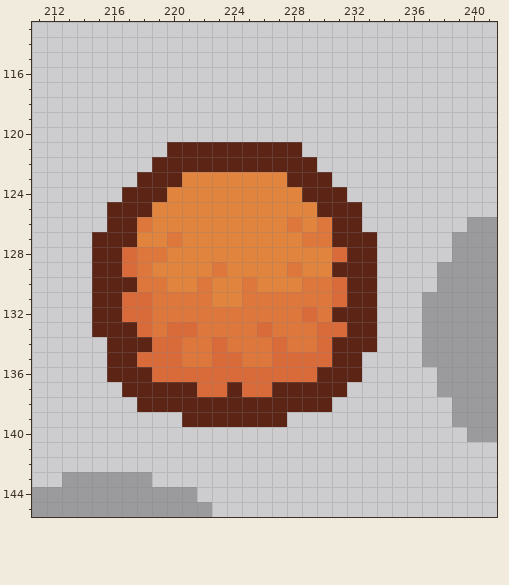
File history of a pixel-art file, sprites/golden_grove_tileset.aseprite. Above is the file before it was changed.
256x192 pixels, 1 frame. Pixels under 10% opacity are left out. Shown: x 211..241, y 113..145. The commit also changed other parts of the picture, which this record leaves out.
And afterwards:
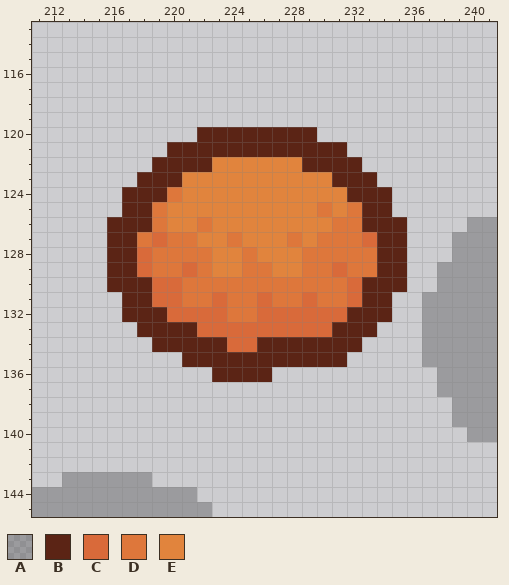
Palette (. is transparent): A #06060840  B #5b2415  C #d96a3a  D #de773b  E #e1843d
Changes in this commit:
--- layer "Decorations"
@@ x 211..241 @@
 119 ...............................
-120 ...............................
-121 .........BBBBBBBBB.............
-122 ........BBBBBBBBBBB............
-123 .......BBBEEEEEEEBBB...........
-124 ......BBBEEEEEEEEEBBB..........
-125 .....BBBEEEEEEEEEEEBBB.........
-126 .....BBDEEEEEEEEEDEDBB.......AA
-127 ....BBBEEDEEEEEEEEDDBBB.....AAA
-128 ....BBCDDEEEEEEEEEEECBB.....AAA
-129 ....BBCDEEEEDEEEEDEEBBB....AAAA
-130 ....BBBDDEEDEEDEEEDDCBB....AAAA
-131 ....BBCCDDDDEEDDDDDDCBB...AAAAA
-132 ....BBCCDDDDDDDDDDCDBBB...AAAAA
-133 ....BBBCDCCDDDDCDDDCCBB...AAAAA
-134 .....BBBCCDDCDDDCDDCBBB...AAAAA
-135 .....BBCCCDDCCDDCCCCBB....AAAAA
-136 .....BBBCCCCCCCCCCCBBB.....AAAA
-137 ......BBBBBCCBCCBBBBB......AAAA
-138 .......BBBBBBBBBBBBB........AAA
-139 ..........BBBBBBB...........AAA
+120 ...........BBBBBBBB............
+121 .........BBBBBBBBBBBB..........
+122 ........BBBBEEEEEEBBBB.........
+123 .......BBBEEEEEEEEEEBBB........
+124 ......BBBDEEEEEEEEEEEBBB.......
+125 ......BBDEEEEEEEEEEDEDBB.......
+126 .....BBBDEEDEEEEEEEEDDBBB....AA
+127 .....BBDCDDEEDEEEDEDDDCBB...AAA
+128 .....BBCDDDDEEDEEEDDDDDBB...AAA
+129 .....BBCDDCDEEDDEEDDCDDBB..AAAA
+130 .....BBBCCDDDDDDDDDDDCBBB..AAAA
+131 ......BBCCDDCDDCDDCDDCBB..AAAAA
+132 ......BBBCCCCDDCCCCCCBBB..AAAAA
+133 .......BBBBCCCCCCCCCBBB...AAAAA
+134 ........BBBBBCCBBBBBBB....AAAAA
+135 ..........BBBBBBBBBBB.....AAAAA
+136 ............BBBB...........AAAA
+137 ...........................AAAA
+138 ............................AAA
+139 ............................AAA
 140 .............................AA
Pixel boxes of the changes (left, top, right, bottom) in both pictures:
changed: (92, 127, 407, 427)
